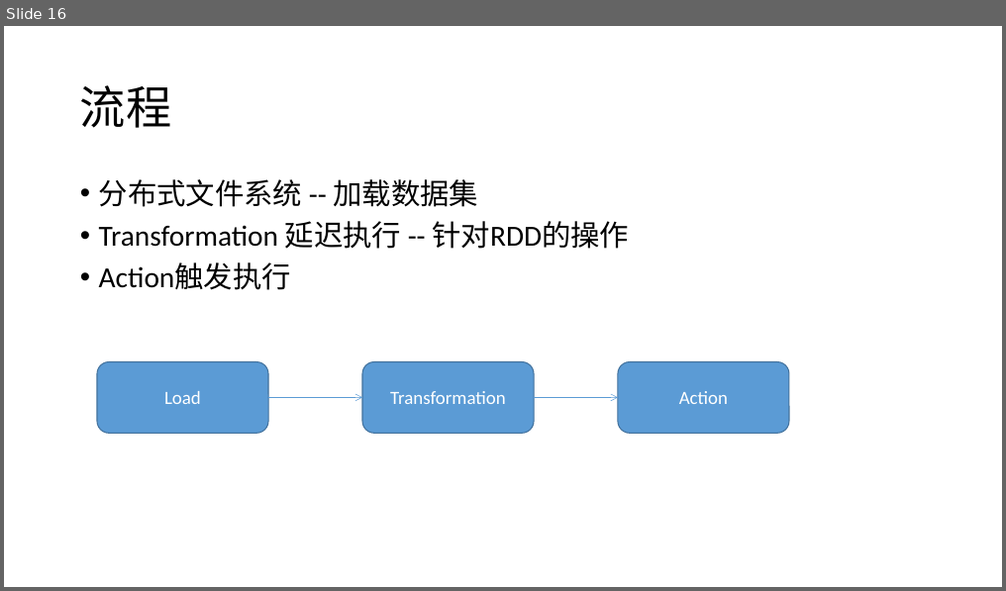
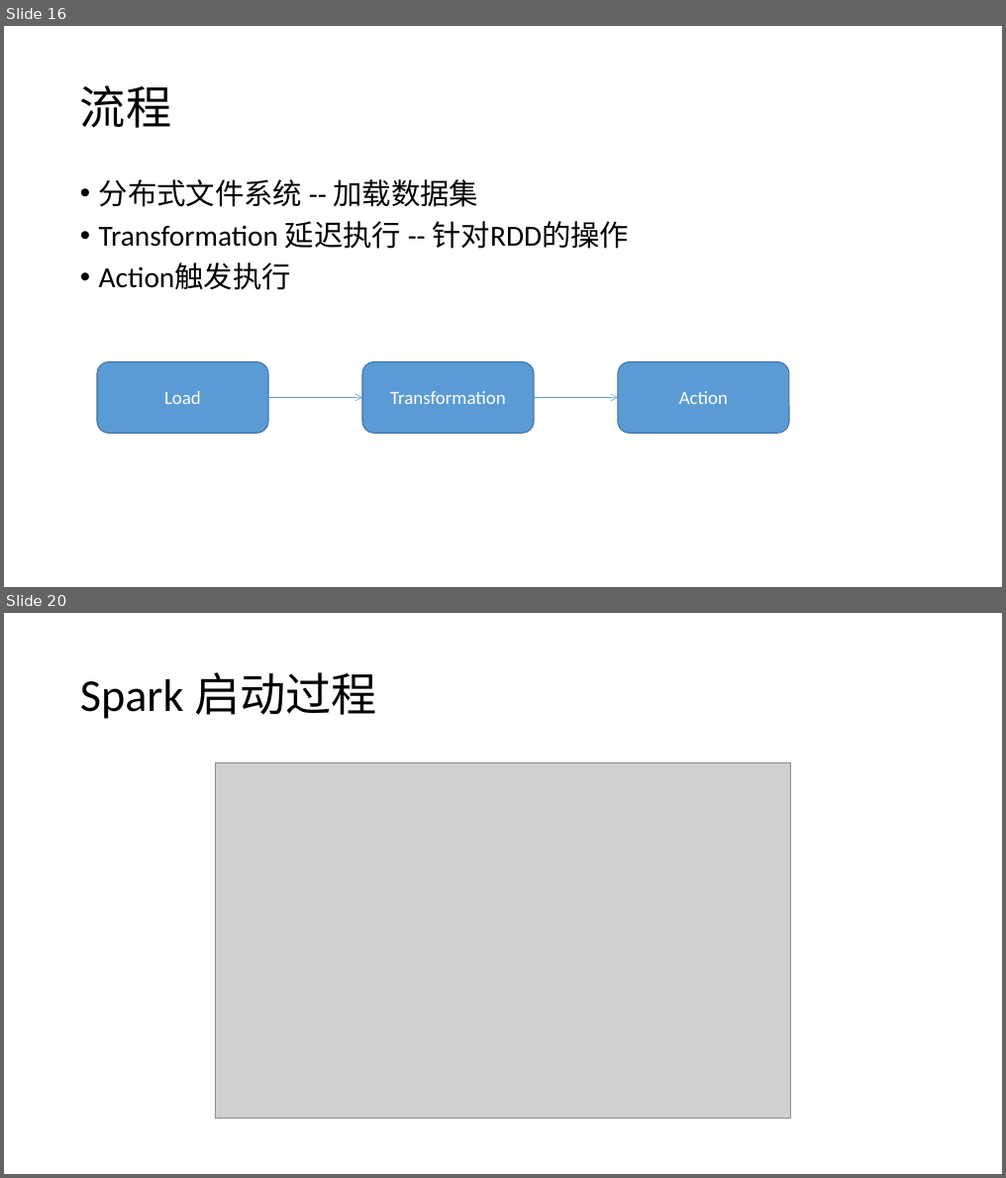
Before and after one commit to zhangpanfeng/darren-spark, a slide deck: doc/Spark.pptx. Shown one above the other, each under a label of ours: slide 16 before the commit, slides 16 and 20 after it; the slides between them are not shown. The pictures are 1006x591 and 1006x1178 pixels, drawn with LibreOffice and Linux fonts; fonts in the diff are those of the drawing; grey boxes stand for pictures. Boxes give left, top, right and bottom in pixels: in the first picture for what was removed or moved away, otherwise in the second. Text is boxed around its words. In the diff, an @@ line names an element or a change of style, - is before the commit and + after.

```diff
--- a/doc/Spark.pptx
+++ b/doc/Spark.pptx
@@ slide 20 added at bbox=[4, 613, 1002, 1174], background #FFFFFF @@
@@ title added at bbox=[80, 672, 377, 719], 44 pt, text #000000 @@
+Spark 启动过程
@@ picture added at bbox=[215, 762, 792, 1119] @@
```
Also in this commit, not shown: 1 slide changed, 9 other slides added, 2 other files.
